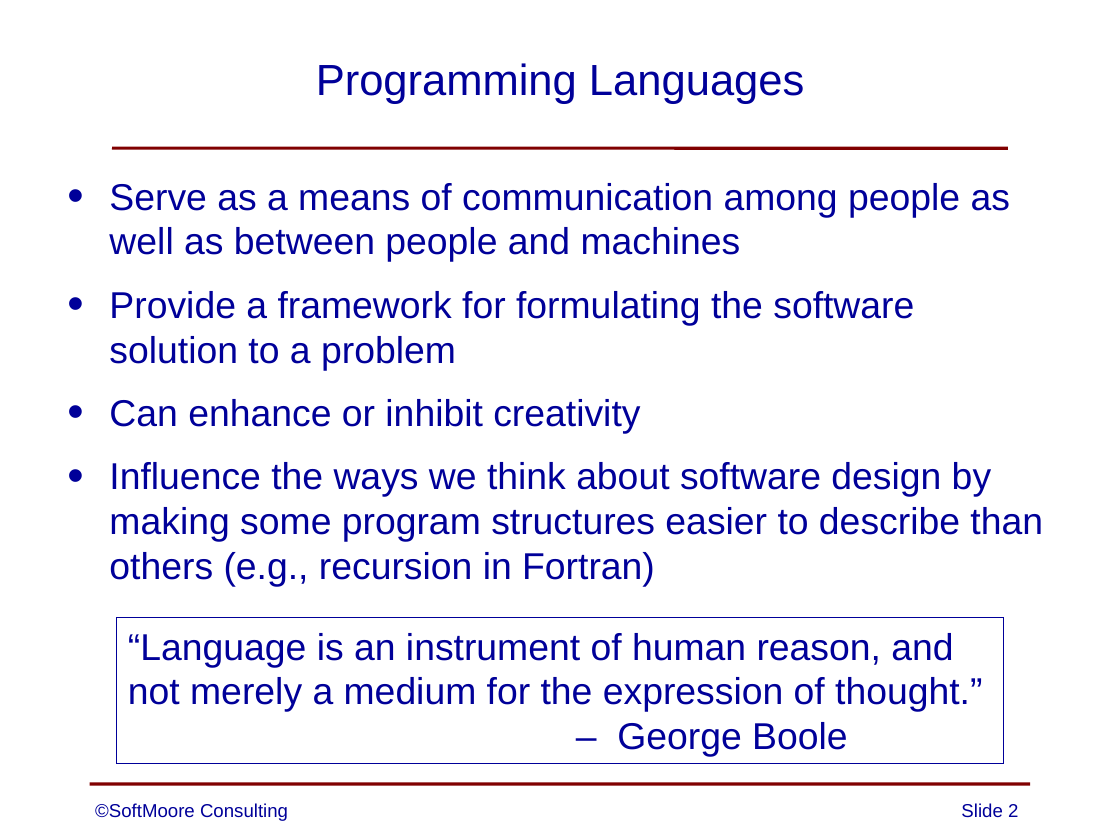
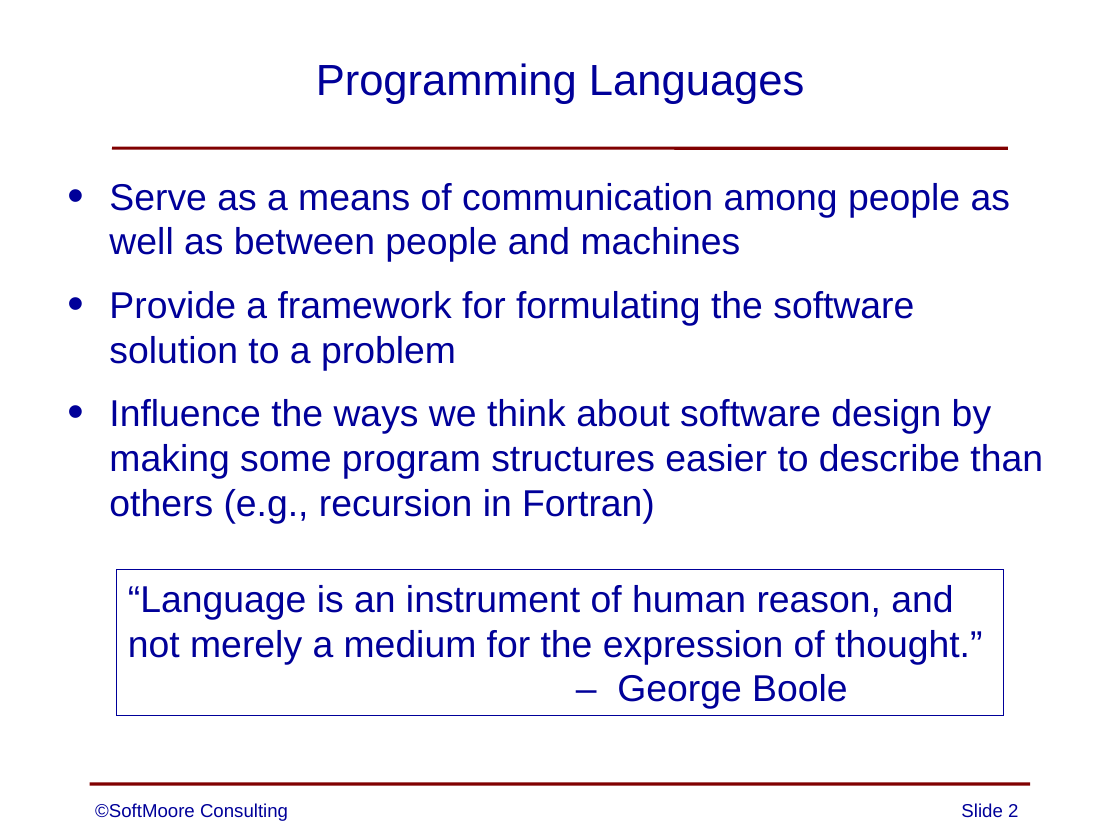
Before and after one commit to SoftMoore/CPRL-Kt-2nd, a slide deck: slide 2 of PowerPoints/01 - Overview of Compilers.pptx. Drawn at 1120x840 pixels with LibreOffice and Linux fonts; fonts in the diff are those of the drawing. Boxes give left, top, right and bottom in pixels: in the first picture for what was removed or moved away, otherwise in the second. Text is boxed around its words. In the diff, an @@ line names an element or a change of style, - is before the commit and + after.

```diff
--- a/PowerPoints/01 - Overview of Compilers.pptx
+++ b/PowerPoints/01 - Overview of Compilers.pptx
@@ text at [109,399,640,434]: paragraph removed @@
-• Can enhance or inhibit creativity
@@ rectangle "“Language is an instrument of ...": place and size @@
-rectangle "“Language is an instrument of ..." at [116,617,1004,764]
+rectangle "“Language is an instrument of ..." at [116,569,1004,716]
```
Also in this commit, not shown: 1 slide removed, 1 other file.
